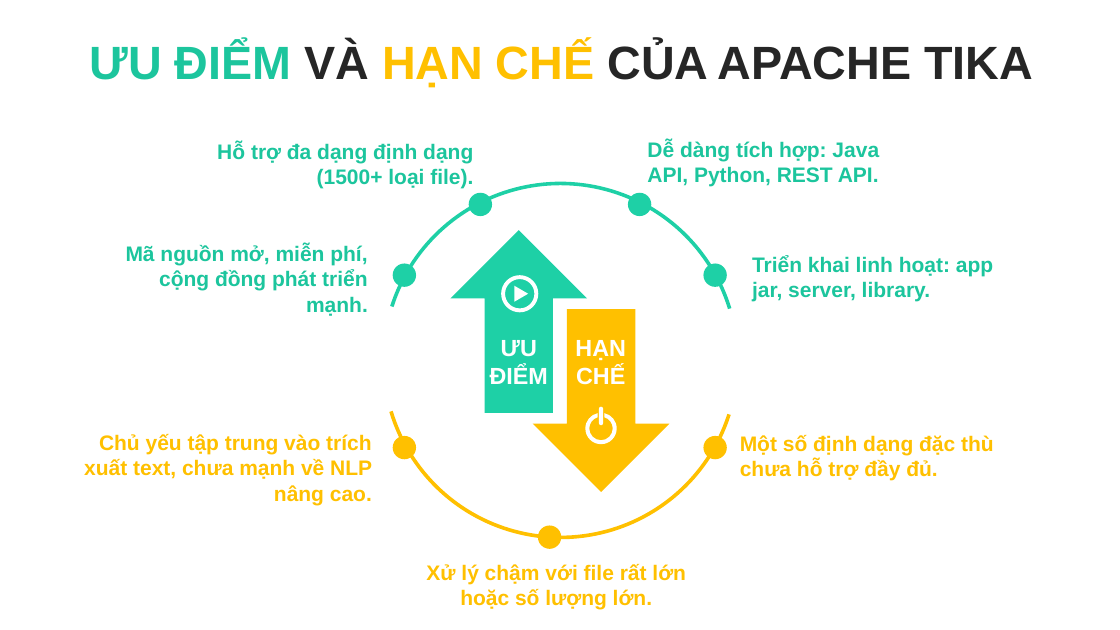
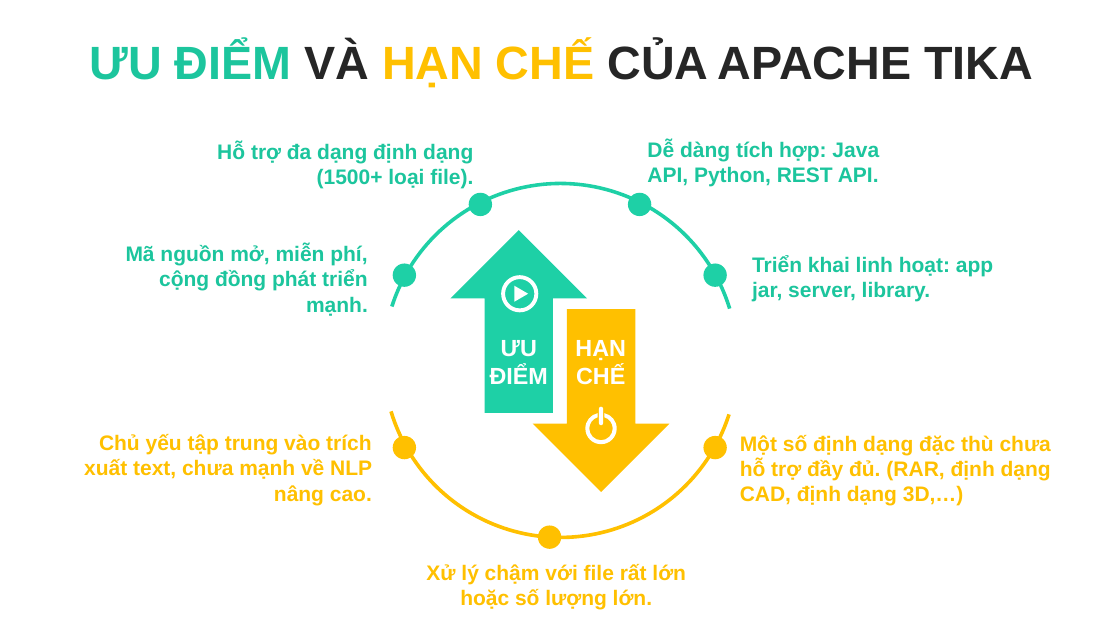
Before and after one commit to dexter826/tika_demo, a slide deck: slide 10 of Report_ApacheTika.pptx (slide 9 before the commit). Drawn at 1120x630 pixels with LibreOffice and Linux fonts; fonts in the diff are those of the drawing. Boxes give left, top, right and bottom in pixels: in the first picture for what was removed or moved away, otherwise in the second. Text is boxed around its words. In the diff, an @@ line names an element or a change of style, - is before the commit and + after.

```diff
--- a/Report_ApacheTika.pptx
+++ b/Report_ApacheTika.pptx
@@ text at [740, 435, 1051, 506]: text changed @@
-Một số định dạng đặc thù chưa hỗ trợ đầy đủ.
+Một số định dạng đặc thù chưa hỗ trợ đầy đủ. (RAR, định dạng CAD, định dạng 3D,…)
```
Also in this commit, not shown: 6 other slides changed, 2 slides added, 1 slide removed, 2 other files.
